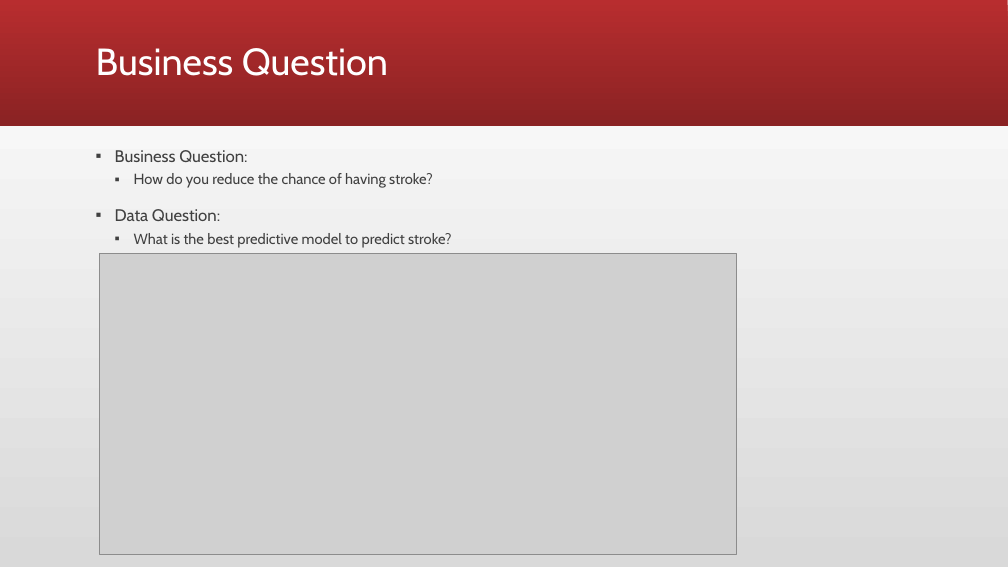
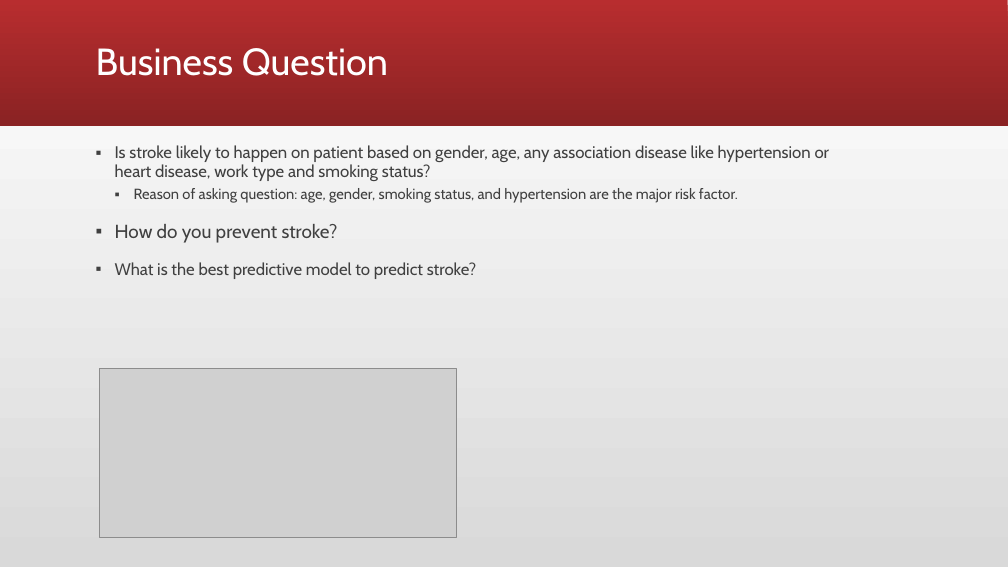
Before and after one commit to darrylrusli/mini_project, a slide deck: slide 4 of Stroke Prediction Presentation.pptx. Drawn at 1008x567 pixels with LibreOffice and Linux fonts; fonts in the diff are those of the drawing; grey boxes stand for pictures. Boxes give left, top, right and bottom in pixels: in the first picture for what was removed or moved away, otherwise in the second. Text is boxed around its words. In the diff, an @@ line names an element or a change of style, - is before the commit and + after.

Commit message:
Commit changed

```diff
--- a/Stroke Prediction Presentation.pptx
+++ b/Stroke Prediction Presentation.pptx
@@ text at box(115, 145, 830, 243): text changed; size 14 to 16 pt @@
-▪ Business Question:
-  ▪ How do you reduce the chance of having stroke?
-▪ Data Question:
+▪ Is stroke likely to happen on patient based on gender, age, any association disease like hypertension or heart disease, work type and smoking status?
+  ▪ Reason of asking question: age, gender, smoking status, and hypertension are the major risk factor.
+▪ How do you prevent stroke?
@@ text at box(115, 262, 477, 279): size 14 to 16 pt in "What is the best predictive model to ..."; list level 2 to 1 in "What is the best predictive ..." @@
@@ picture: place and size @@
-picture at box(99, 253, 737, 555)
+picture at box(99, 368, 456, 538)
```
Also in this commit, not shown: 2 other slides changed.
